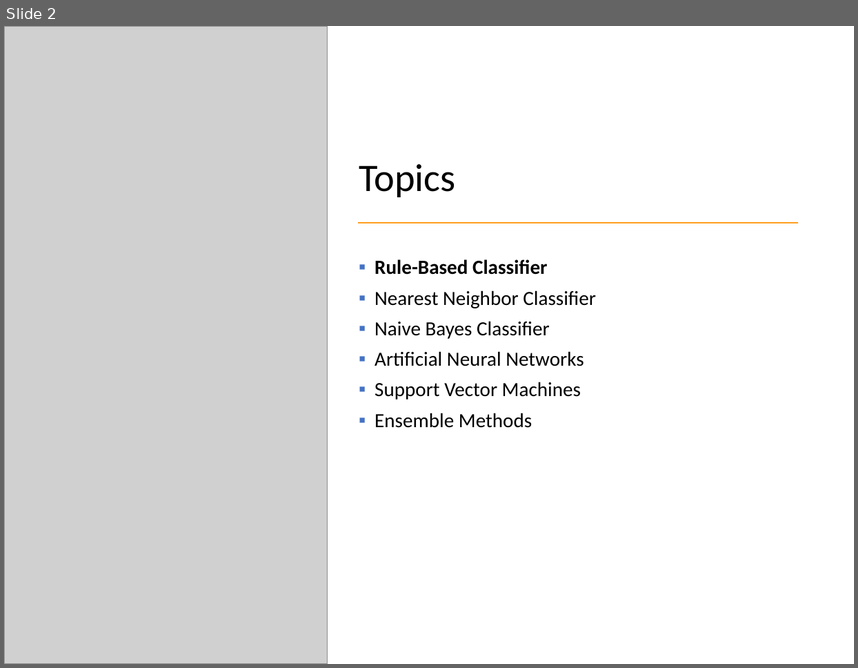
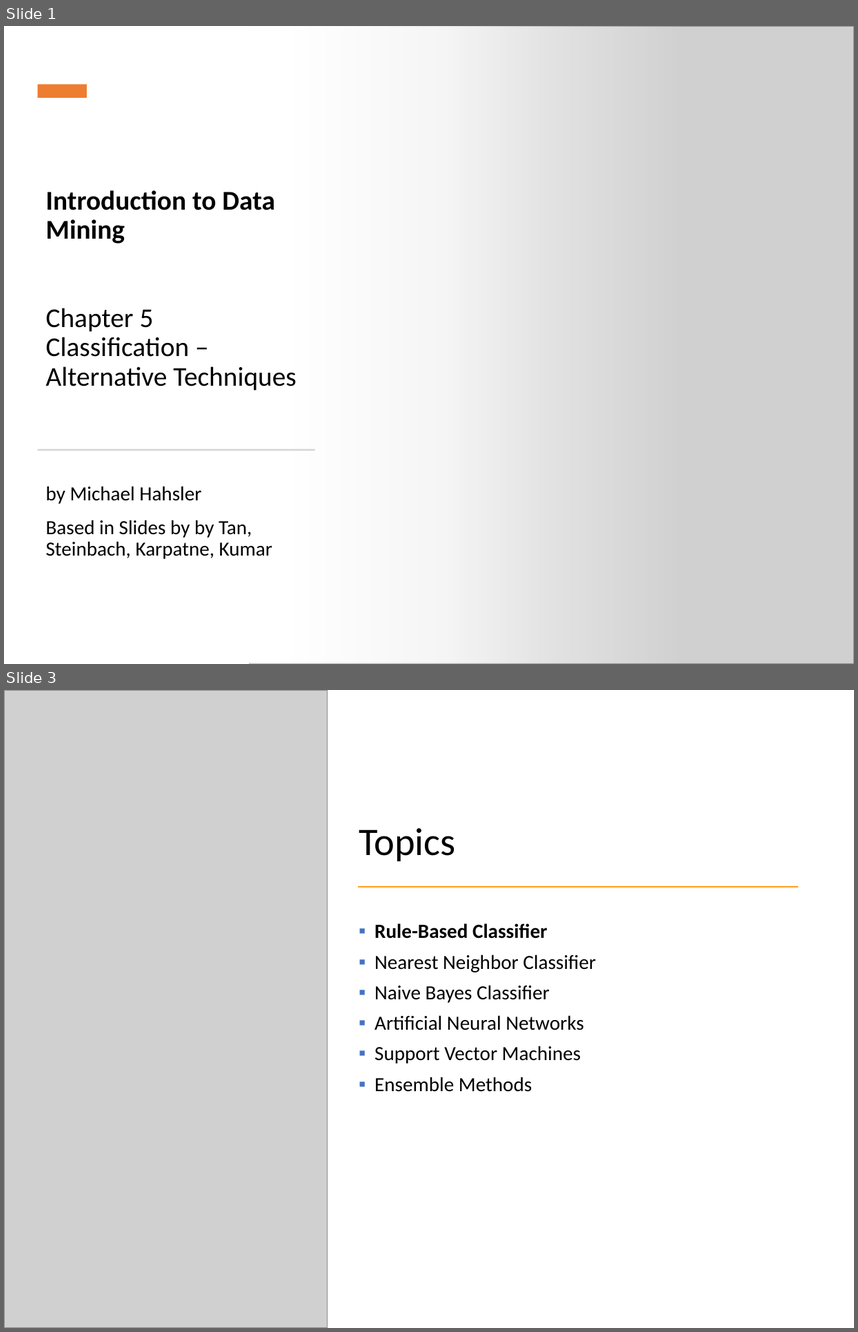
Before and after one commit to mhahsler/Introduction_to_Data_Mining_R_Examples, a slide deck: slides/chap4_alternative_classification.pptx. Shown one above the other, each under a label of ours: slide 2 before the commit, slides 1 and 3 after it; the slides between them are not shown. The pictures are 858x668 and 858x1332 pixels, drawn with LibreOffice and Linux fonts; fonts in the diff are those of the drawing; grey boxes stand for pictures. Boxes give left, top, right and bottom in pixels: in the first picture for what was removed or moved away, otherwise in the second. Text is boxed around its words. In the diff, an @@ line names an element or a change of style, - is before the commit and + after.

```diff
--- a/slides/chap4_alternative_classification.pptx
+++ b/slides/chap4_alternative_classification.pptx
@@ slide 1 added at box(4, 26, 854, 664), background #FFFFFF @@
@@ rectangle added at box(4, 26, 684, 664), fill gradient #FFFFFF @@
@@ picture added at box(250, 26, 854, 664) @@
@@ rectangle added at box(37, 85, 87, 98), fill #ED7D31 @@
@@ title added at box(46, 190, 296, 390), 23 pt, text #000000 @@
+Introduction to Data Mining
+Chapter 5
+Classification –
+Alternative Techniques
@@ rectangle added at box(37, 448, 314, 450), fill #D5D5D5 @@
@@ subtitle added at box(46, 486, 272, 559), 17 pt, text #000000 @@
+by Michael Hahsler
+Based in Slides by by Tan, Steinbach, Karpatne, Kumar
@@ what was slide 2 is now slide 3 @@
```
Also in this commit, not shown: 1 other slide added, 1 slide removed, 10 other files.
